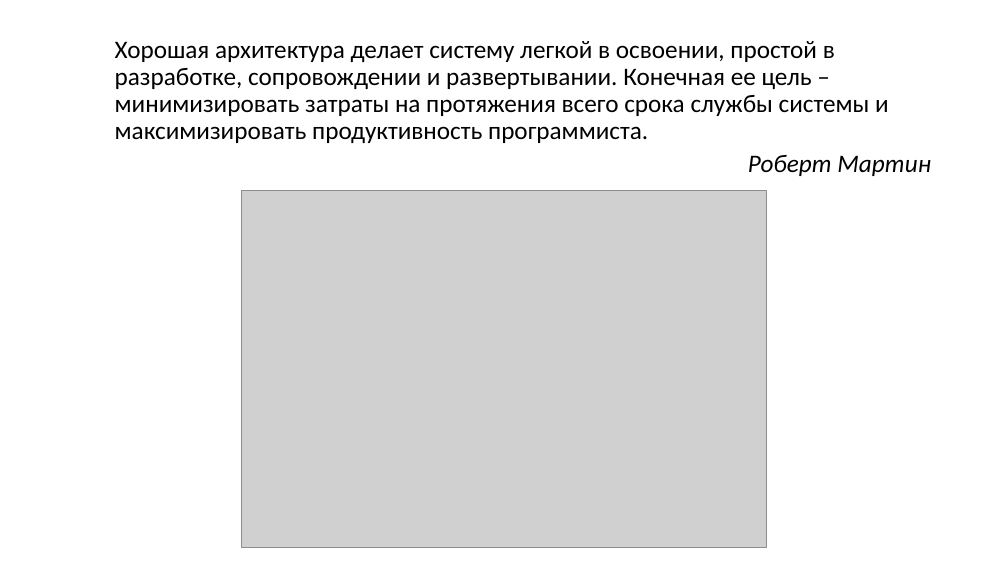
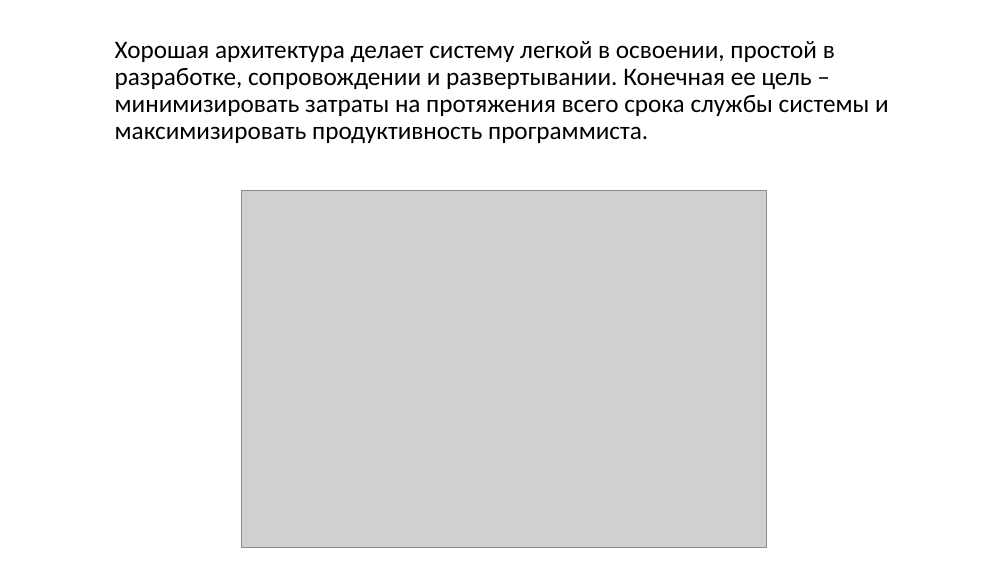
Before and after one commit to dimaxz/Lectures, a slide deck: slide 3 of Лекция 2. Паттерны/Лекция 2. Паттерны.pptx. Drawn at 1008x567 pixels with LibreOffice and Linux fonts; fonts in the diff are those of the drawing; grey boxes stand for pictures. Boxes give left, top, right and bottom in pixels: in the first picture for what was removed or moved away, otherwise in the second. Text is boxed around its words. In the diff, an @@ line names an element or a change of style, - is before the commit and + after.

```diff
--- a/Лекция 2. Паттерны/Лекция 2. Паттерны.pptx
+++ b/Лекция 2. Паттерны/Лекция 2. Паттерны.pptx
@@ text at <box>748,155,931,176</box>: paragraph removed @@
-  Роберт Мартин
```
Also in this commit, not shown: 9 other slides changed, 1 slide removed, 5 other files.
